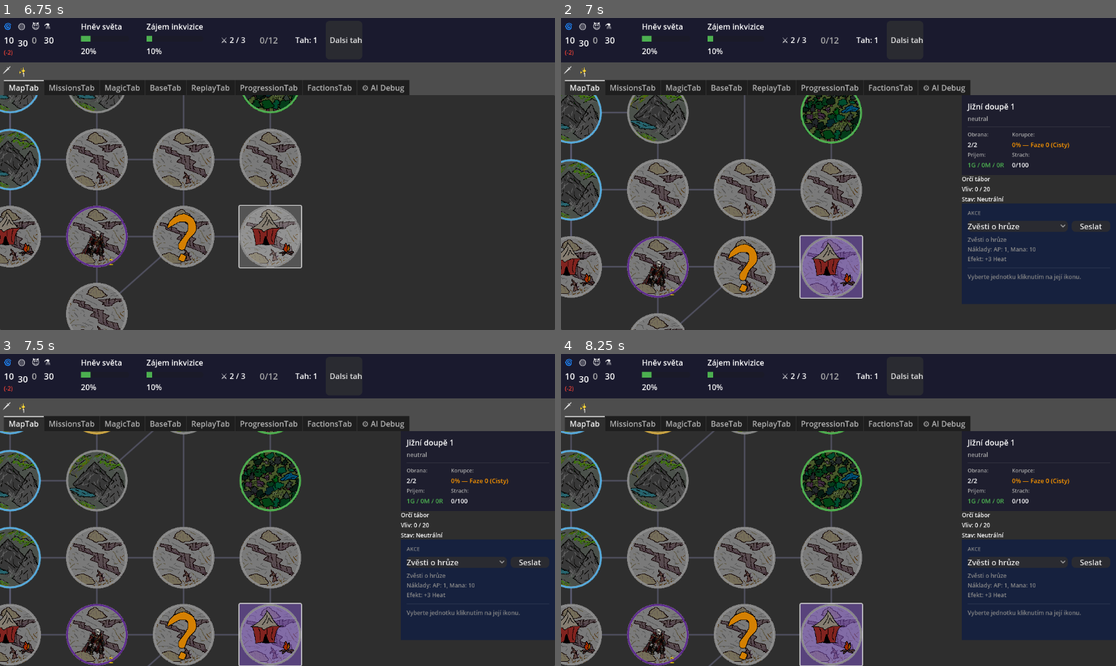
Above: before the commit, frames 1-4 (two rows, left to right).
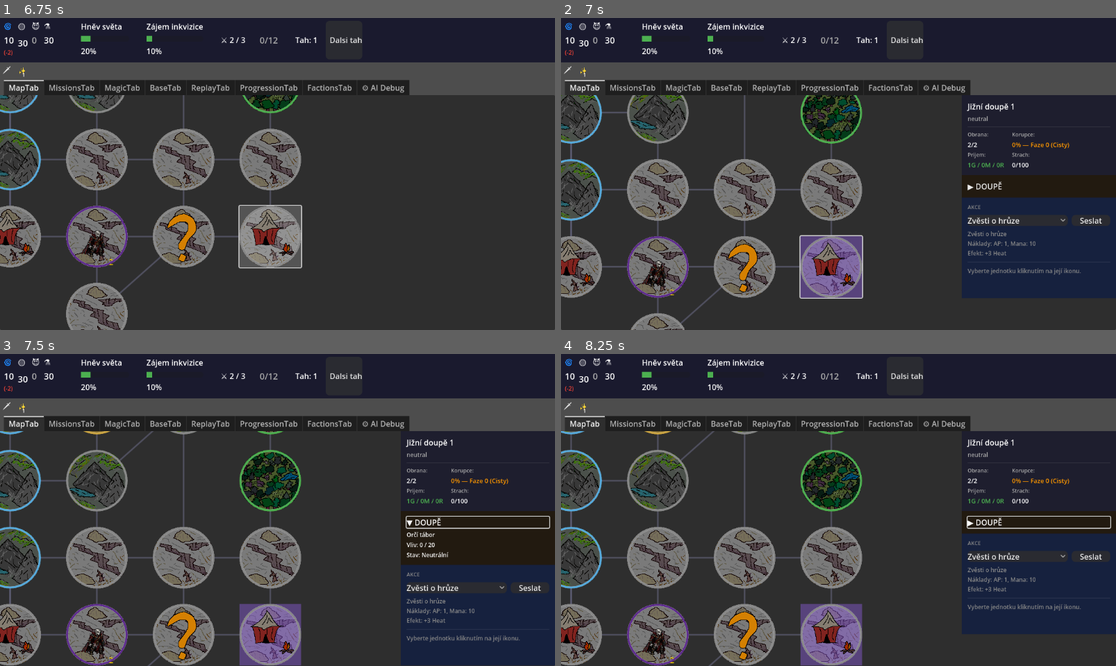
Above: after the commit, the same moments.

Repository: HannibalCZ/dark-lord
Game: Godot game, scene res://scenes/Main.tscn
Same seed, same stepped clock (60 frames per second), same inputs: the game is played once before the commit and once after it.
Inputs (mouse positions are in pixels of both pictures, inside the frame that each line leads up to):
- Up to frame 1 (6.75 s): click (188, 58) at 0.52 s; click "Dalsi tah" at 1.25 s; click "🗡" at 2 s; click "✨" at 2.75 s; click "Rozumim" at 3.5 s; tap Enter at 4.25 s; move the mouse to (399, 158) at 4.27 s; hold D 4.28-5.03 s; click (399, 158) at 4.42 s; move the mouse to (166, 189) at 5.02 s; hold S 5.03-5.78 s; move the mouse to (333, 105) at 5.77 s; hold D 5.78-6.53 s; move the mouse to (249, 236) at 6.52 s; hold W from 6.53 s (still down); click (249, 236) at 6.67 s
- Up to frame 2 (7 s): keep holding W
- Up to frame 3 (7.5 s): release W at 7.25 s; click (477, 522) at 7.25 s, where only the run after the commit has a clickable "▶ DOUPĚ"
- Up to frame 4 (8.25 s): click (1038, 522) at 8 s, where only the run after the commit has a clickable "▼ DOUPĚ"

Frame 1 is identical in both runs. In frame 2, 3.1% of the frame differs, in the area x 72-100%, y 50-85%; in frame 3, 5.7%, in the area x 42-100%, y 50-100%; in frame 4, 3.2%.

Commit message:
refactor(LairUI): LairInfoSection — vizuální konzistence se záložkami
Přestavěna z holého VBoxContainer na PanelContainer+Button vzor shodný
s UnitsSection/TagsSection/SecretsSection — tmavé pozadí (#221a10),
rozklikávací header "▶ DOUPĚ", obsah skrytý default.

Co-Authored-By: Claude Sonnet 4.6 <noreply@anthropic.com>

Diff:
--- a/scenes/ui/RegionSection.tscn
+++ b/scenes/ui/RegionSection.tscn
@@ -155,27 +155,42 @@
 layout_mode = 2
 theme_override_constants/separation = 4
 
-[node name="LairInfoSection" type="VBoxContainer" parent="."]
-visible = false
-layout_mode = 2
-theme_override_constants/separation = 4
-
-[node name="LairInfoLabel" type="Label" parent="LairInfoSection"]
+[node name="LairInfoSection" type="PanelContainer" parent="."]
+visible = false
+layout_mode = 2
+
+[node name="VBoxContainer" type="VBoxContainer" parent="LairInfoSection"]
+layout_mode = 2
+theme_override_constants/separation = 6
+
+[node name="LairInfoHeader" type="Button" parent="LairInfoSection/VBoxContainer"]
+layout_mode = 2
+size_flags_horizontal = 3
+text = "▶ DOUPĚ"
+flat = true
+alignment = 0
+
+[node name="LairInfoContent" type="VBoxContainer" parent="LairInfoSection/VBoxContainer"]
+visible = false
+layout_mode = 2
+theme_override_constants/separation = 4
+
+[node name="LairInfoLabel" type="Label" parent="LairInfoSection/VBoxContainer/LairInfoContent"]
 layout_mode = 2
 theme_override_font_sizes/font_size = 12
 text = "Orčí tábor"
 
-[node name="LairInfluenceLabel" type="Label" parent="LairInfoSection"]
+[node name="LairInfluenceLabel" type="Label" parent="LairInfoSection/VBoxContainer/LairInfoContent"]
 layout_mode = 2
 theme_override_font_sizes/font_size = 12
 text = "Vliv: 0 / 20"
 
-[node name="LairControlLabel" type="Label" parent="LairInfoSection"]
+[node name="LairControlLabel" type="Label" parent="LairInfoSection/VBoxContainer/LairInfoContent"]
 layout_mode = 2
 theme_override_font_sizes/font_size = 12
 text = "Stav: Neutrální"
 
-[node name="LairDecayLabel" type="Label" parent="LairInfoSection"]
+[node name="LairDecayLabel" type="Label" parent="LairInfoSection/VBoxContainer/LairInfoContent"]
 visible = false
 layout_mode = 2
 theme_override_colors/font_color = Color(0.667, 0.667, 0.667, 1)
--- a/scripts/ui/RegionSection.gd
+++ b/scripts/ui/RegionSection.gd
@@ -23,11 +23,13 @@
 @onready var secrets_header: Button          = $SecretsSection/VBoxContainer/SecretsHeader
 @onready var secrets_content: VBoxContainer  = $SecretsSection/VBoxContainer/SecretsContent
 
-@onready var lair_info_section: VBoxContainer    = $LairInfoSection
-@onready var lair_info_label: Label              = $LairInfoSection/LairInfoLabel
-@onready var lair_influence_label: Label         = $LairInfoSection/LairInfluenceLabel
-@onready var lair_control_label: Label           = $LairInfoSection/LairControlLabel
-@onready var lair_decay_label: Label             = $LairInfoSection/LairDecayLabel
+@onready var lair_info_section: PanelContainer   = $LairInfoSection
+@onready var lair_info_header: Button            = $LairInfoSection/VBoxContainer/LairInfoHeader
+@onready var lair_info_content: VBoxContainer    = $LairInfoSection/VBoxContainer/LairInfoContent
+@onready var lair_info_label: Label              = $LairInfoSection/VBoxContainer/LairInfoContent/LairInfoLabel
+@onready var lair_influence_label: Label         = $LairInfoSection/VBoxContainer/LairInfoContent/LairInfluenceLabel
+@onready var lair_control_label: Label           = $LairInfoSection/VBoxContainer/LairInfoContent/LairControlLabel
+@onready var lair_decay_label: Label             = $LairInfoSection/VBoxContainer/LairInfoContent/LairDecayLabel
 
 @onready var lair_directive_section: VBoxContainer = $LairDirectiveSection
 @onready var defensive_button: Button              = $LairDirectiveSection/LairDirectiveOptions/DefensiveButton
@@ -68,9 +70,18 @@
 	bg_secrets.content_margin_bottom = 12.0
 	secrets_section.add_theme_stylebox_override("panel", bg_secrets)
 
+	var bg_lair_info := StyleBoxFlat.new()
+	bg_lair_info.bg_color = Color("#221a10")
+	bg_lair_info.content_margin_left   = 12.0
+	bg_lair_info.content_margin_right  = 12.0
+	bg_lair_info.content_margin_top    = 12.0
+	bg_lair_info.content_margin_bottom = 12.0
+	lair_info_section.add_theme_stylebox_override("panel", bg_lair_info)
+
 	units_header.pressed.connect(func(): _toggle_section(units_content, units_header))
 	tags_header.pressed.connect(func(): _toggle_section(tags_content, tags_header))
 	secrets_header.pressed.connect(func(): _toggle_section(secrets_content, secrets_header))
+	lair_info_header.pressed.connect(func(): _toggle_section(lair_info_content, lair_info_header))
 	defensive_button.pressed.connect(_on_defensive_pressed)
 	raider_button.pressed.connect(_on_raider_pressed)
 
@@ -277,6 +288,8 @@
 		return
 
 	lair_info_section.visible = true
+	lair_info_header.text = "▶ DOUPĚ"
+	lair_info_content.visible = false
 
 	var lair_cfg: Dictionary = Balance.LAIR.get(region.lair_id, {})
 	var display_name: String = lair_cfg.get("display_name", region.lair_id)
